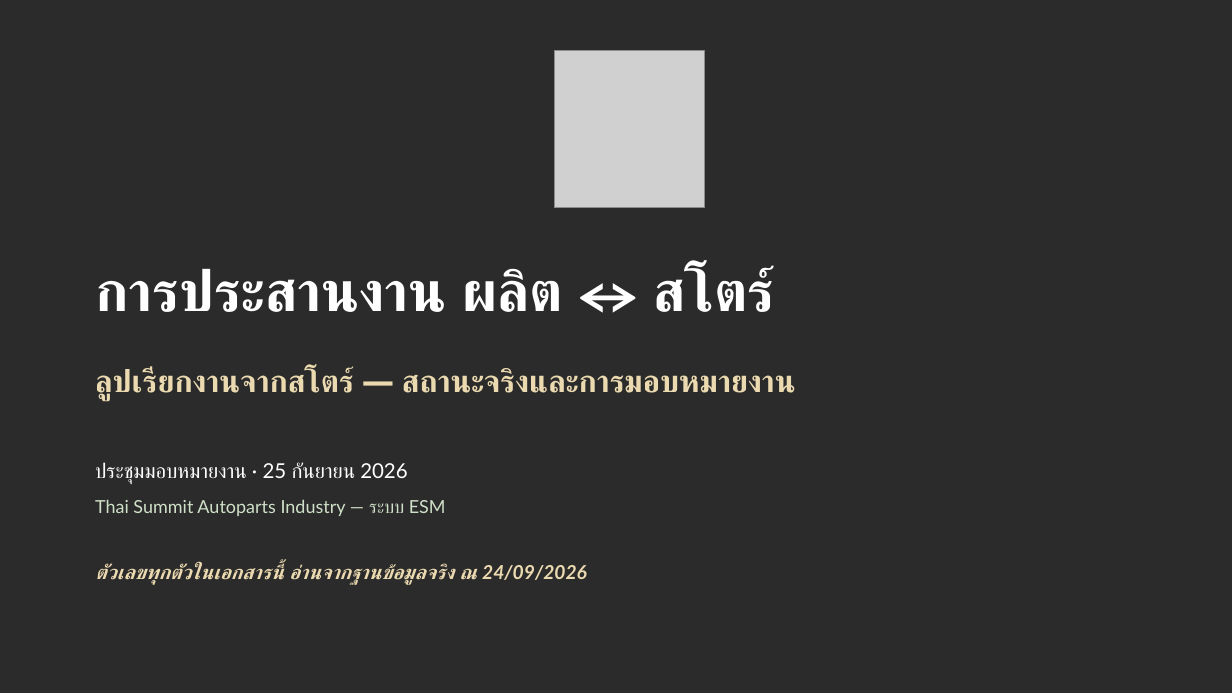
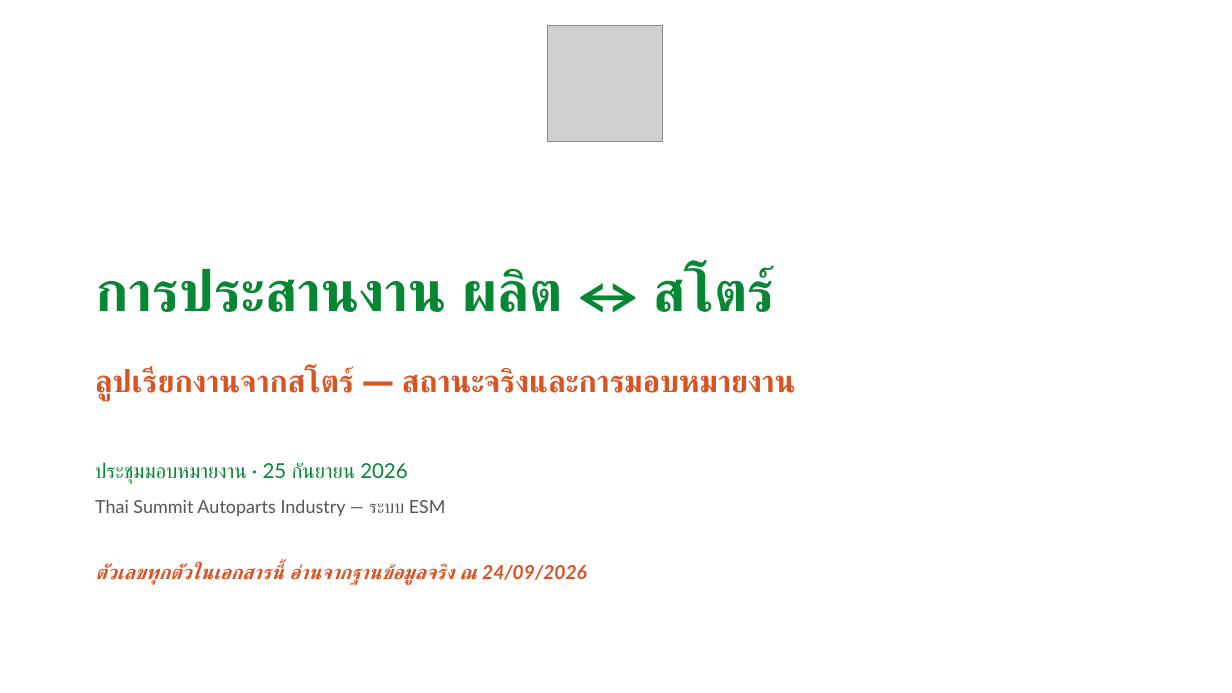
Before and after one commit to tsat4pd3-sketch/4Mmanagement, a slide deck: slide 1 of docs/meetings/TSAT_Production_Store_Coordination_2026-09-25.pptx. Drawn at 1232x693 pixels with LibreOffice and Linux fonts; fonts in the diff are those of the drawing; grey boxes stand for pictures; background and template pictures are left out; a plain dark background stands for a picture behind light text. Boxes give left, top, right and bottom in pixels: in the first picture for what was removed or moved away, otherwise in the second. Text is boxed around its words. In the diff, an @@ line names an element or a change of style, - is before the commit and + after.

```diff
--- a/docs/meetings/TSAT_Production_Store_Coordination_2026-09-25.pptx
+++ b/docs/meetings/TSAT_Production_Store_Coordination_2026-09-25.pptx
@@ background picture (left out) to #FFFFFF @@
@@ picture added at (547,26,663,141) @@
@@ picture removed at (555,51,704,208) @@
@@ text "การประสานงาน ผลิต ↔ สโตร์" at (95,267,774,312): text colour #FFFFFF to #068734 @@
@@ text "ลูปเรียกงานจากสโตร์ — สถานะจริงและการมอบหมายงาน" at (95,367,796,400): text colour #EBD9B0 to #D95323 @@
@@ text "ประชุมมอบหมายงาน · 25 กันยายน 2026" at (95,462,407,484): text colour #FFFFFF to #068734 @@
@@ text "Thai Summit Autoparts Industry — ..." at (95,500,446,516): text colour #CFE0C8 to #555555 @@
@@ text "ตัวเลขทุกตัวในเอกสารนี้ อ่านจากฐานข้อมูลจริง ณ 24/09/2026" at (95,563,587,585): text colour #EBD9B0 to #D95323 @@
```
Also in this commit, not shown: 7 other slides changed, 21 other files.
